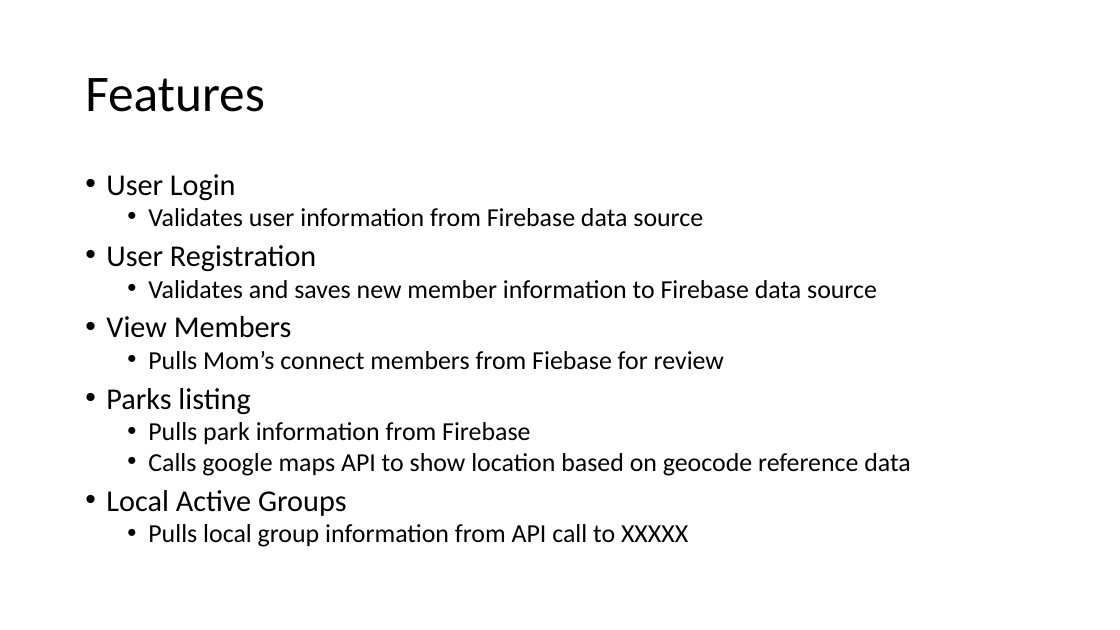
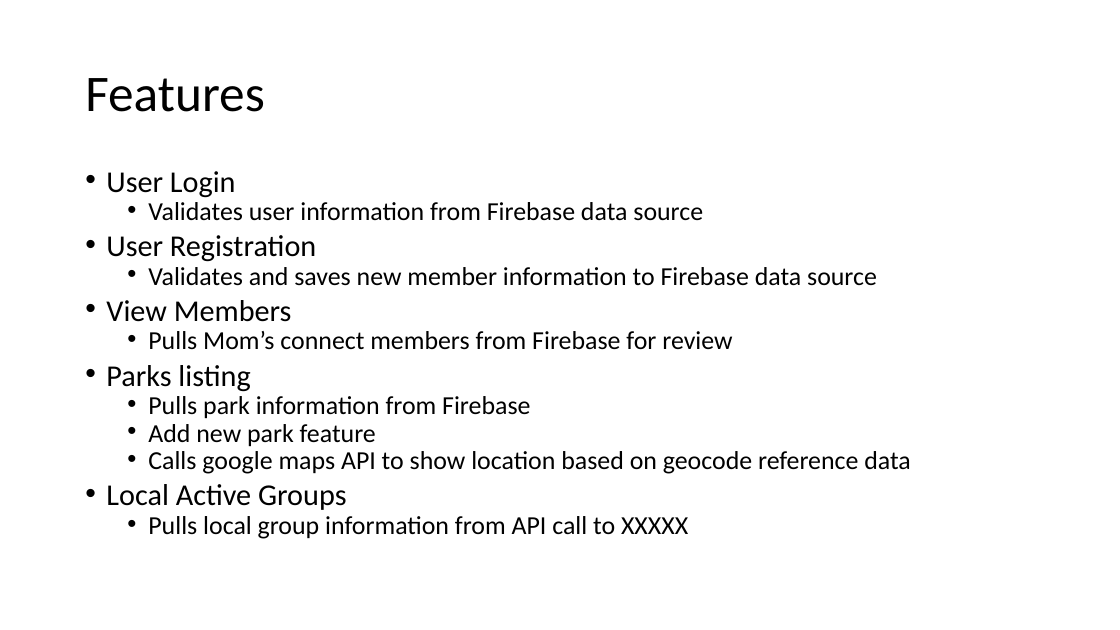
Before and after one commit to DukeDog37/MomsConnectPrj1, a slide deck: slide 5 of Presentation1.pptx. Drawn at 1120x630 pixels with LibreOffice and Linux fonts; fonts in the diff are those of the drawing. Boxes give left, top, right and bottom in pixels: in the first picture for what was removed or moved away, otherwise in the second. Text is boxed around its words. In the diff, an @@ line names an element or a change of style, - is before the commit and + after.

```diff
--- a/Presentation1.pptx
+++ b/Presentation1.pptx
@@ text at bbox=[106, 171, 911, 539]: line spacing 0.8 to 0.7 @@
@@ text at bbox=[148, 331, 732, 350]: text changed @@
-  • Pulls Mom’s connect members from Fiebase for review
+  • Pulls Mom’s connect members from Firebase for review
@@ text at bbox=[148, 424, 376, 447]: paragraph added @@
+  • Add new park feature
```
Also in this commit, not shown: 1 slide added, 1 slide removed, 9 other files.
